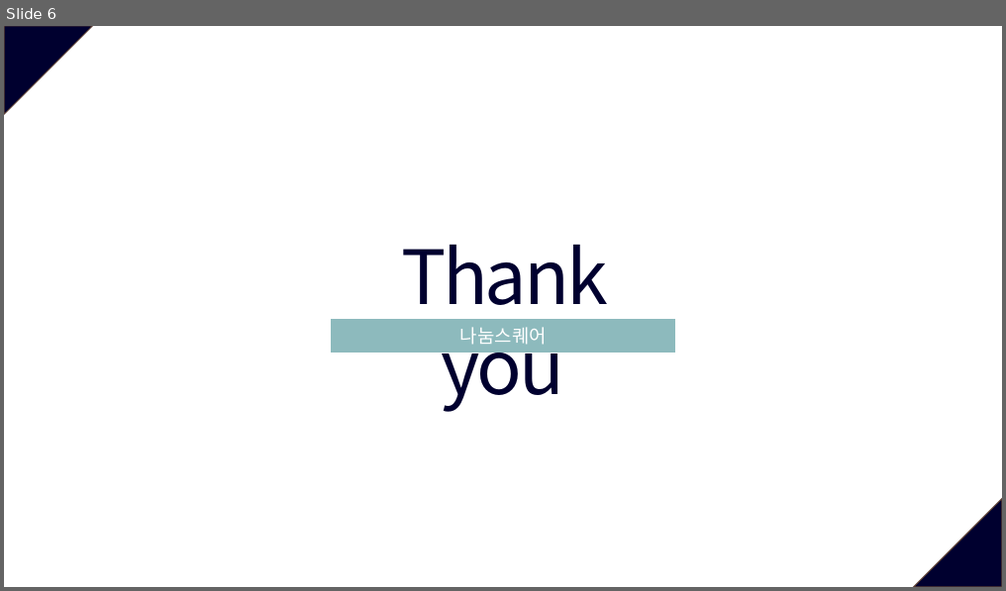
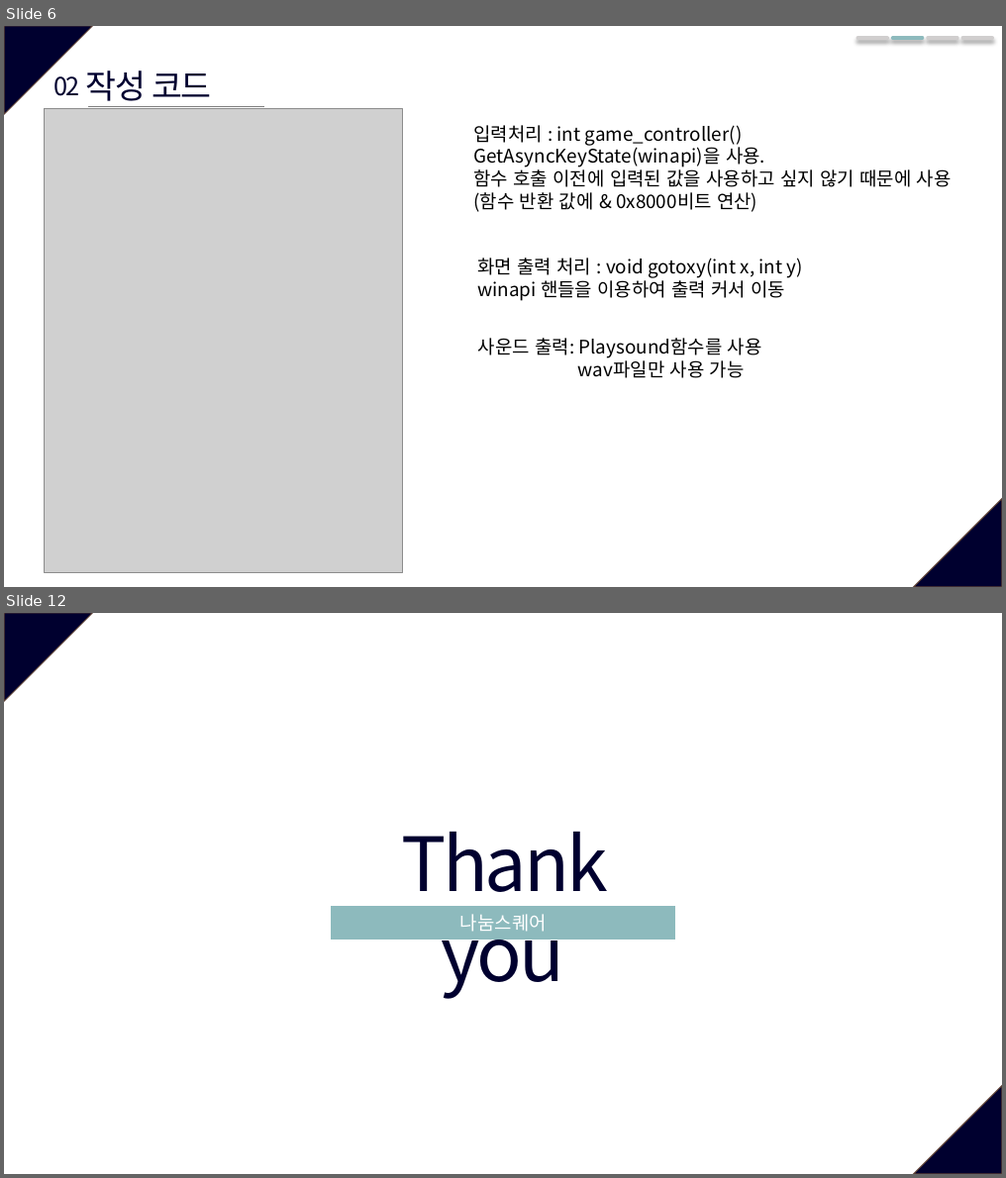
Before and after one commit to gitlin-i/c_console_game, a slide deck: 콘솔프로젝트_박석진/개발문서/발표자료_박석진.pptx. Shown one above the other, each under a label of ours: slide 6 before the commit, slides 6 and 12 after it; the slides between them are not shown. The pictures are 1006x591 and 1006x1178 pixels, drawn with LibreOffice and Linux fonts; fonts in the diff are those of the drawing; grey boxes stand for pictures. Boxes give left, top, right and bottom in pixels: in the first picture for what was removed or moved away, otherwise in the second. Text is boxed around its words. In the diff, an @@ line names an element or a change of style, - is before the commit and + after.

```diff
--- a/콘솔프로젝트_박석진/개발문서/발표자료_박석진.pptx
+++ b/콘솔프로젝트_박석진/개발문서/발표자료_박석진.pptx
@@ slide 6 added at [4, 26, 1002, 587], background #FFFFFF; not listed: 2 template elements that a slide beside it also shows @@
@@ line added from (858, 38) to (887, 38), #D0CECE 3.5 pt @@
@@ line added from (893, 38) to (923, 38), #8DBABD 3.5 pt @@
@@ line added from (928, 38) to (957, 38), #D0CECE 3.5 pt @@
@@ line added from (963, 38) to (992, 38), #D0CECE 3.5 pt @@
@@ text added at [54, 76, 79, 96], 24 pt, text #00002F @@
+02.
@@ text added at [86, 71, 211, 107], 32 pt, text #00002F @@
+작성 코드
@@ picture added at [45, 109, 403, 574] @@
@@ line added from (88, 107) to (264, 107), #808080 0.5 pt @@
@@ text added at [473, 125, 951, 212], 18 pt, text #000000 @@
+입력처리 : int game_controller()
+GetAsyncKeyState(winapi)을 사용.
+함수 호출 이전에 입력된 값을 사용하고 싶지 않기 때문에 사용(함수 반환 값에 & 0x8000비트 연산)
@@ text added at [477, 258, 803, 301], 18 pt, text #000000 @@
+화면 출력 처리 : void gotoxy(int x, int y)
+winapi 핸들을 이용하여 출력 커서 이동
@@ text added at [478, 338, 762, 378], 18 pt, text #000000 @@
+사운드 출력: Playsound함수를 사용
+wav파일만 사용 가능
@@ what was slide 6 is now slide 12 @@
```
Also in this commit, not shown: 3 slides changed, 6 other slides added, 1 slide removed, 17 other files.
